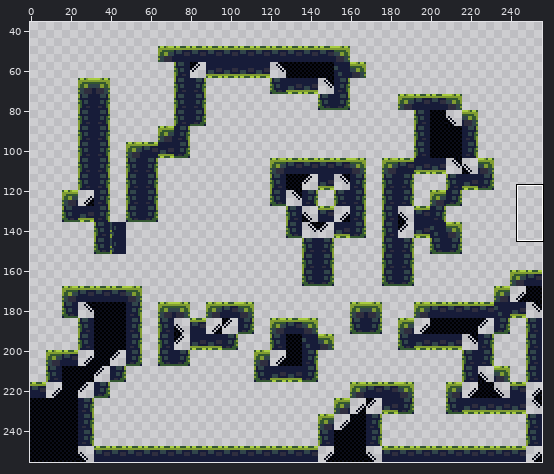
Sprite sheet -- levels/World1/simplified/Level_2/IntGrid.png. The first picture is a wide view before the edit; the outline marks the close-up.
Close-up. As it was:
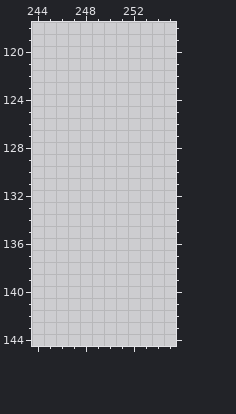
The file is 256x256 pixels. Shown: x 244..255, y 118..144. The wide view leaves out empty margins. The commit also changed other parts of the picture, which this record leaves out.
Palette (. is transparent): 
Now the later version:
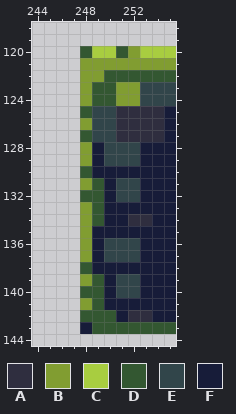
Colours new in this view: A #2f2e3f  B #819d31  C #a8cd40  D #335731  E #31454a  F #171c39
Changes in this commit:
Changed rows in their new state; - is an unchanged pixel.
first column x 248:
120 DCCDBCCC
121 BBBBBBBB
122 BBDDDDDD
123 BDDBBEEE
124 BDDBBEEE
125 DEEAAAAF
126 BEEAAAAF
127 DEEAAAAF
128 BFEEEFFF
129 BFEEEFFF
130 DFFFFFFF
131 BDFEEFFF
132 DDFEEFFF
133 BDFFFFFF
134 BDFFAAFF
135 BFFFFFFF
136 BFEEEFFF
137 BFEEEFFF
138 DFFFFFFF
139 BDFEEFFF
140 DDFEEFFF
141 BDFFFFFF
142 DDDFAAFF
143 FDDDDDDD
Boxes around the changes in both close-ups, in picture pixels (x1, y1, x2, y2):
added: (80, 46, 176, 334)
